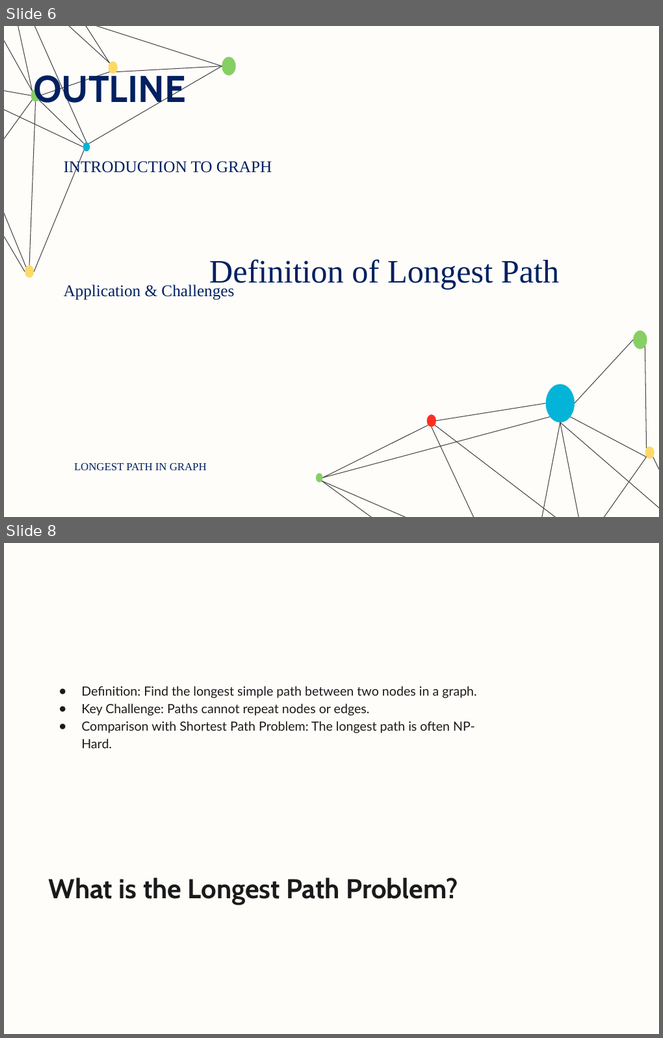
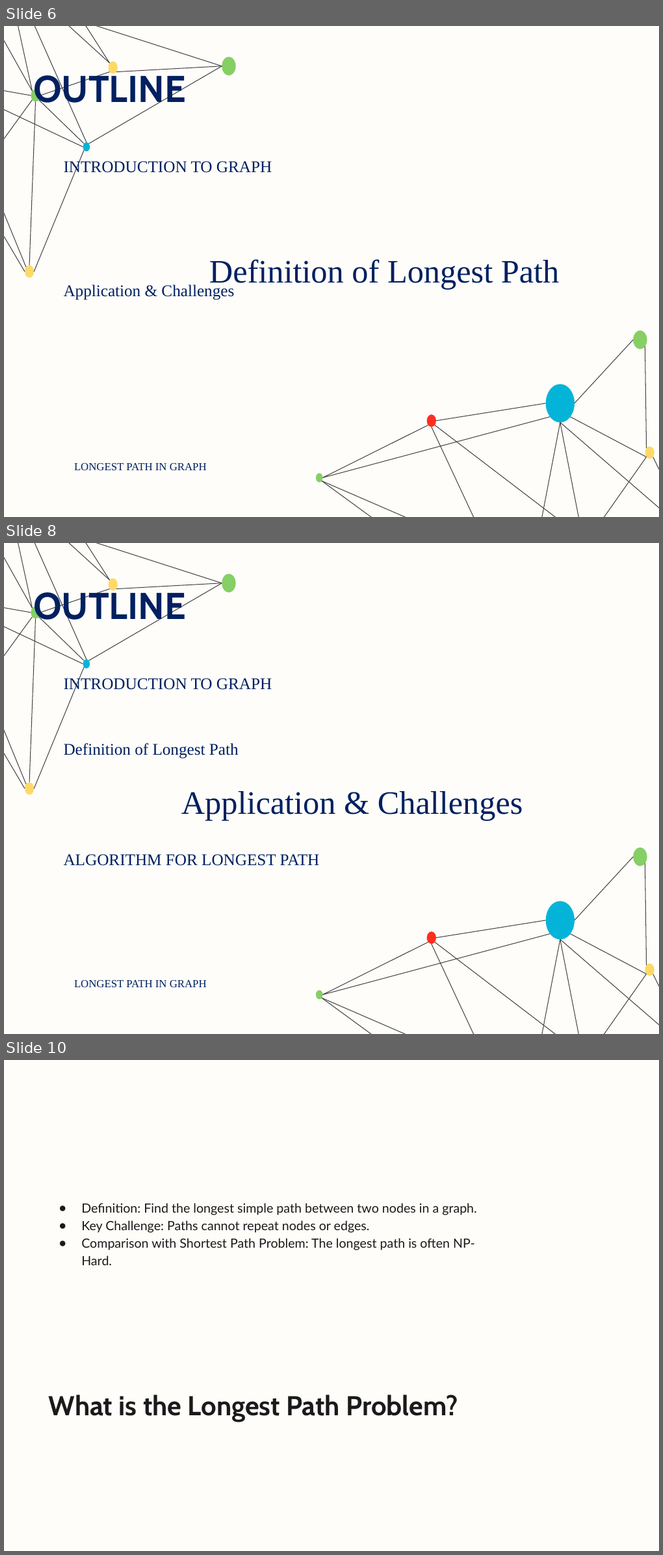
Before and after one commit to ParsaMohammadpour/advanced-algorithm-assignments, a slide deck: representation/Longest_Path_Problem_in_Graphs.pptx. Shown one above the other, each under a label of ours: slides 6 and 8 before the commit, slides 6, 8 and 10 after it; the slides between them are not shown. The pictures are 663x1038 and 663x1555 pixels, drawn with LibreOffice and Linux fonts; fonts in the diff are those of the drawing. Boxes give left, top, right and bottom in pixels: in the first picture for what was removed or moved away, otherwise in the second. Text is boxed around its words. In the diff, an @@ line names an element or a change of style, - is before the commit and + after.

Commit message:
until the half of the algorithm for longest path

```diff
--- a/representation/Longest_Path_Problem_in_Graphs.pptx
+++ b/representation/Longest_Path_Problem_in_Graphs.pptx
@@ slide 8 added at <box>4,543,659,1034</box>, background #FEFDFA; not listed: 42 template elements that a slide beside it also shows @@
@@ title added at <box>33,588,186,627</box>, 41 pt, text #002060, bold @@
+OUTLINE
@@ text added at <box>64,676,272,693</box>, 18 pt, text #002060 @@
+INTRODUCTION TO GRAPH
@@ text added at <box>64,743,239,759</box>, 18 pt, text #002060 @@
+Definition of Longest Path
@@ text added at <box>181,791,523,821</box>, 36 pt, text #002060 @@
+Application & Challenges
@@ text added at <box>64,854,320,866</box>, 18 pt, text #002060 @@
+ALGORITHM FOR LONGEST PATH
@@ text added at <box>74,980,207,988</box>, 12 pt, text #002060 @@
+LONGEST PATH IN GRAPH
@@ what was slide 8 is now slide 10 @@
```
Also in this commit, not shown: 2 slides changed, 1 other slide added.
